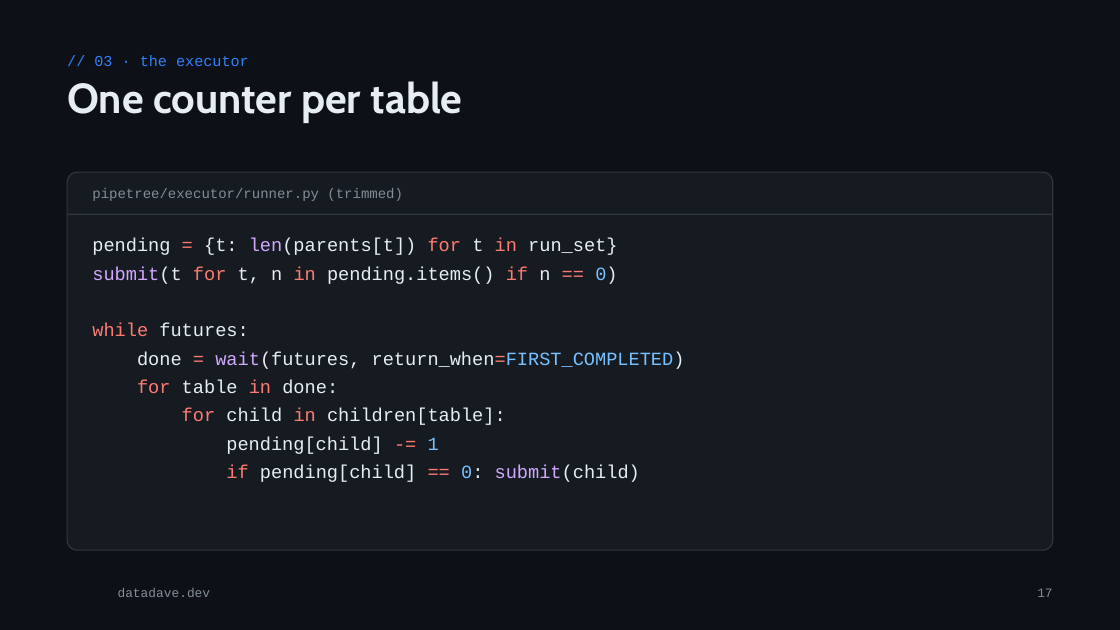
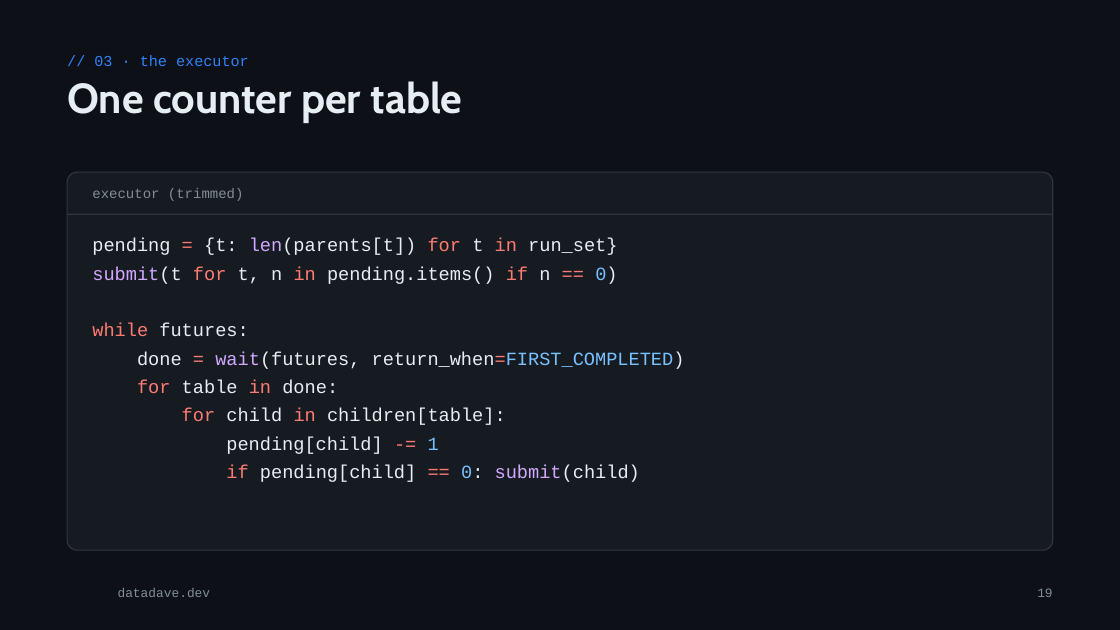
Before and after one commit to phant0mw0lf/datadave, a slide deck: slide 19 of talks/2026-12-metadata-orchestration/metadata-orchestration.pptx (slide 17 before the commit). Drawn at 1120x630 pixels with LibreOffice and Linux fonts; fonts in the diff are those of the drawing; background and template pictures are left out. Boxes give left, top, right and bottom in pixels: in the first picture for what was removed or moved away, otherwise in the second. Text is boxed around its words. In the diff, an @@ line names an element or a change of style, - is before the commit and + after.

Commit message:
content(talks): fabric comparison, layer slide and a less pipetree-centric framing
Adds the two-ways-on-Fabric section from part 3, a slide on free layer naming, a 'you don't need my package' slide, and neutral wording on the layer and executor slides.

```diff
--- a/talks/2026-12-metadata-orchestration/metadata-orchestration.pptx
+++ b/talks/2026-12-metadata-orchestration/metadata-orchestration.pptx
@@ text at box(92, 188, 244, 201): text changed @@
-pipetree/executor/runner.py (trimmed)
+executor (trimmed)
@@ page number at box(1037, 588, 1052, 597): text changed @@
-17
+19
```
Also in this commit, not shown: 11 other slides changed, 9 slides added, 3 other files.
